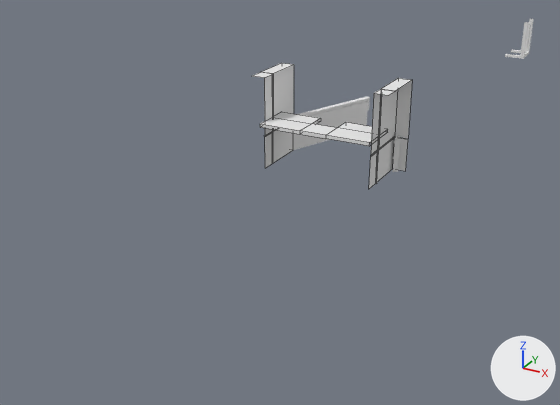
Two versions of the Blender file Assets/models/cave/room02/room02d.blend, one commit apart.
Both versions are drawn from a camera (50 mm lens) standing at (-90.5, -177.4, 35.0) and looking at (-144.5, -79.1, -14.1). The lights are fixed; the arrows at lower right show +X, +Y and +Z. Mesh edges are drawn as thin lines on the coarser meshes.

The first picture shows 'half_wall.003', 'pilons.000', 'platform.000'.
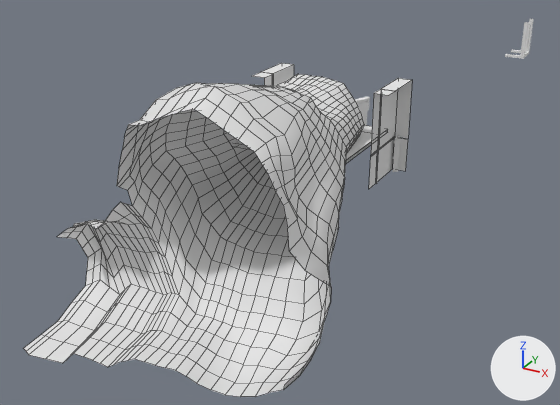
Commit message: beginning work on mining equipment in room02e

What differs and where, as boxes (x1, y1, x2, y2) in the pictures (560 x 405 px; the box of a moved part takes in the faces that stretch with it):
'02a.003_room', added: after (24, 74, 364, 397)
'platform.000', reshaped: before (260, 112, 388, 146); after (235, 125, 388, 164)
part 1 of me_cube_013, moved or reshaped: before (260, 117, 374, 146); after (235, 132, 374, 164)
'half_wall.003', unchanged, covered by the edit: before (293, 97, 400, 172); after (355, 97, 400, 172)

What changed in the scene script:
```text
Change me_cube_013:
    where me_cube_013.from_pydata(...)  # 24 vertices, 18 faces; spans x -8.2..8.2, y -3.2..3.2, z -0.2..0.2
    me_cube_013 part 1
    add for i in [0, 1, 4, 5, *range(12, 16)]: me_cube_013.vertices[i].co += Vector((0.0, -8.6, 0.0))
Add ob_02a_003_room:
    ob_02a_003_room = bpy.data.objects.new('02a.003_room', me_cylinder_011)  # 1365 vertices, 1313 faces; spans x -157.0..-118.1, y -131.3..-86.6, z -19.9..14.2; modifiers MASK
    ob_02a_003_room.location = (0.0, 0.0, 0.0)
```
